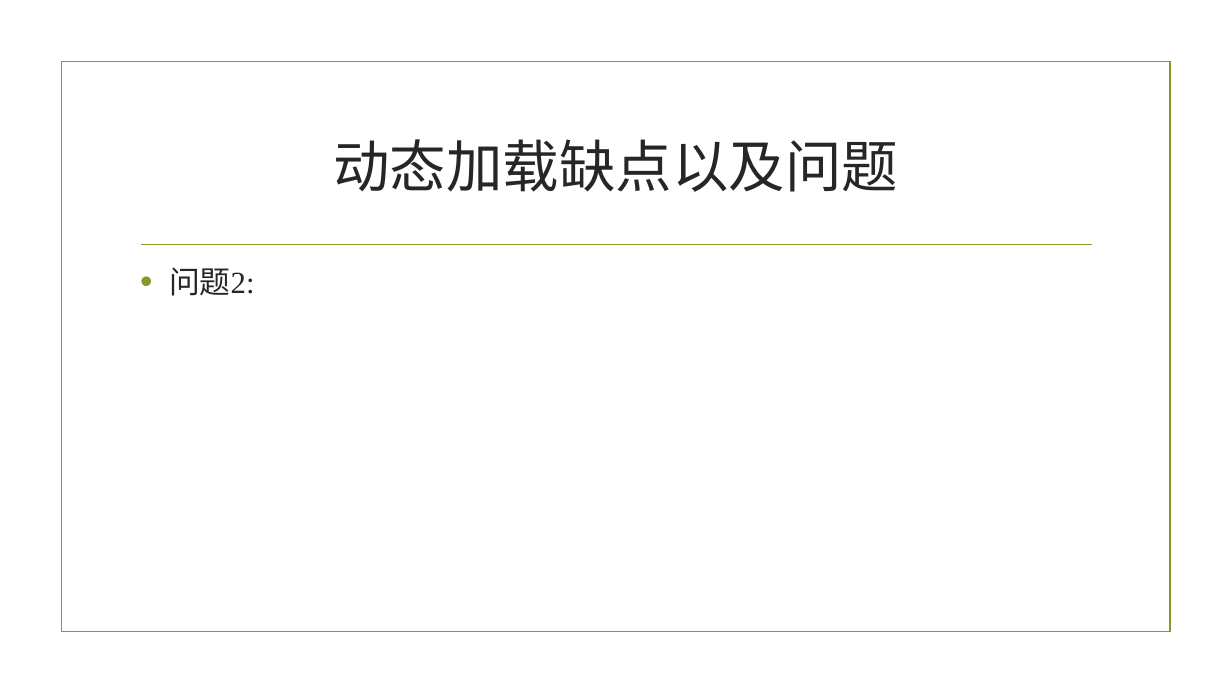
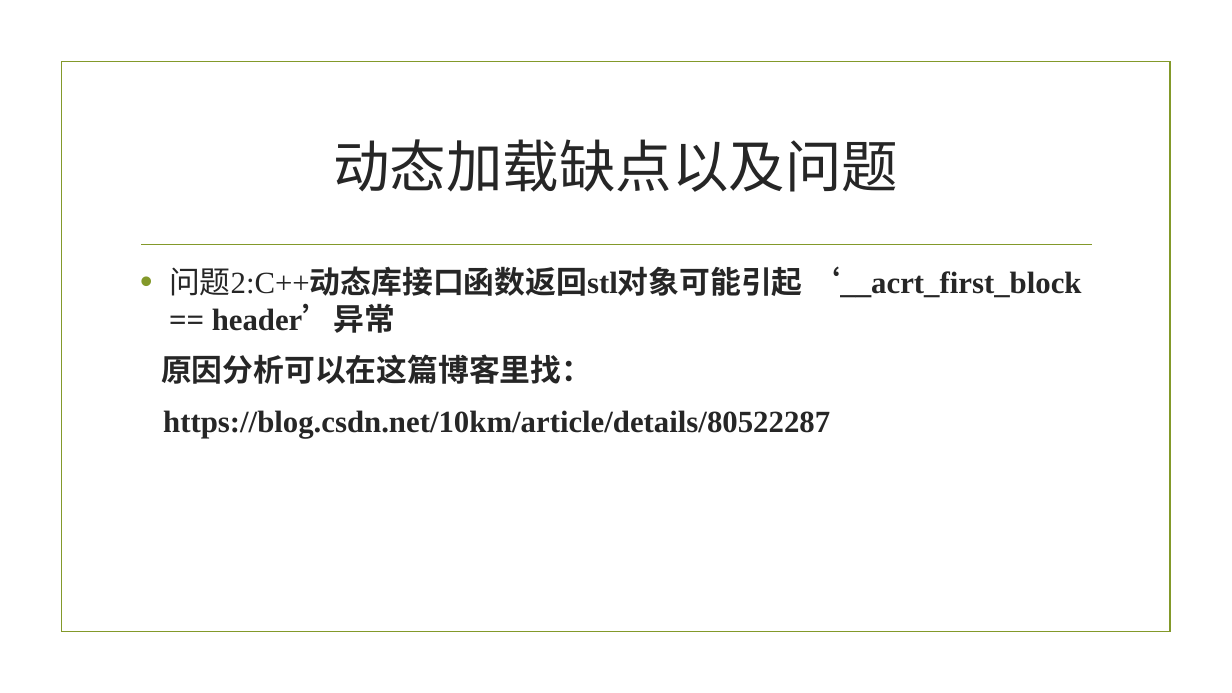
Before and after one commit to blizmax/StaticNFrame, a slide deck: slide 10 of C++动态加载文档.pptx. Drawn at 1232x693 pixels with LibreOffice and Linux fonts; fonts in the diff are those of the drawing; background and template pictures are left out. Boxes give left, top, right and bottom in pixels: in the first picture for what was removed or moved away, otherwise in the second. Text is boxed around its words. In the diff, an @@ line names an element or a change of style, - is before the commit and + after.

Commit message:
动态库不能返回STL结构

```diff
--- a/C++动态加载文档.pptx
+++ b/C++动态加载文档.pptx
@@ text at [161, 266, 1082, 438]: text changed; bold on @@
-• 问题2:
+• 问题2:C++动态库接口函数返回stl对象可能引起 ‘__acrt_first_block == header’异常
+原因分析可以在这篇博客里找：
+https://blog.csdn.net/10km/article/details/80522287
```
Also in this commit, not shown: 1 other file.
